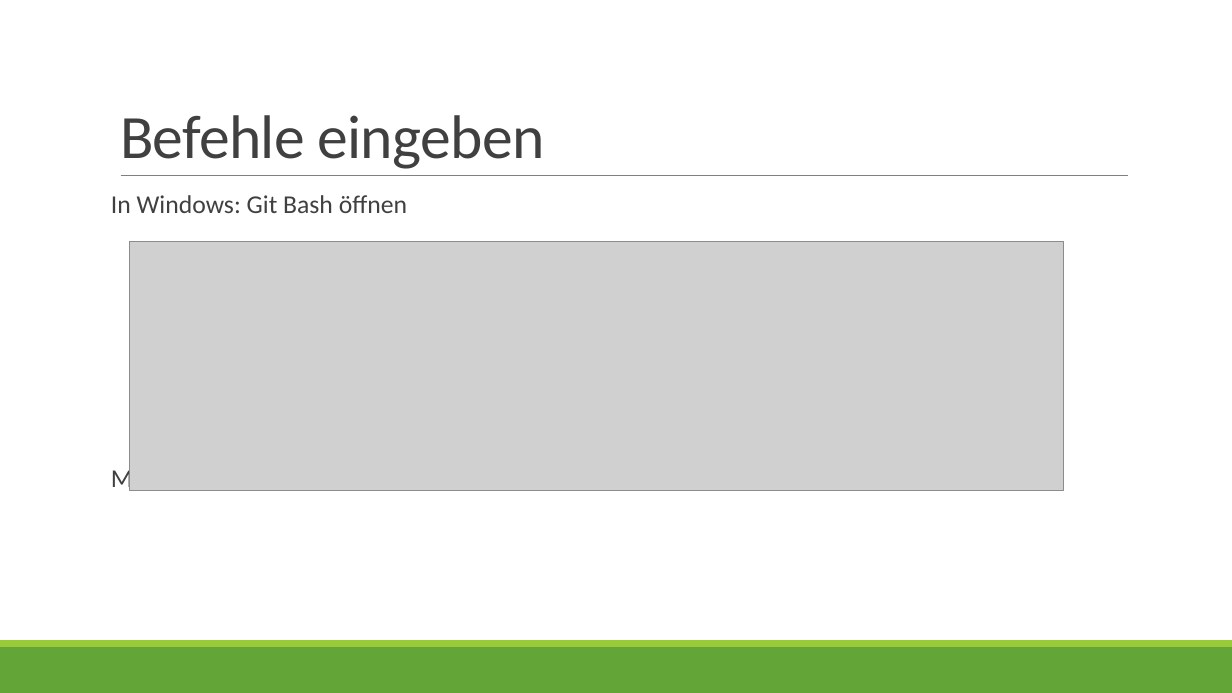
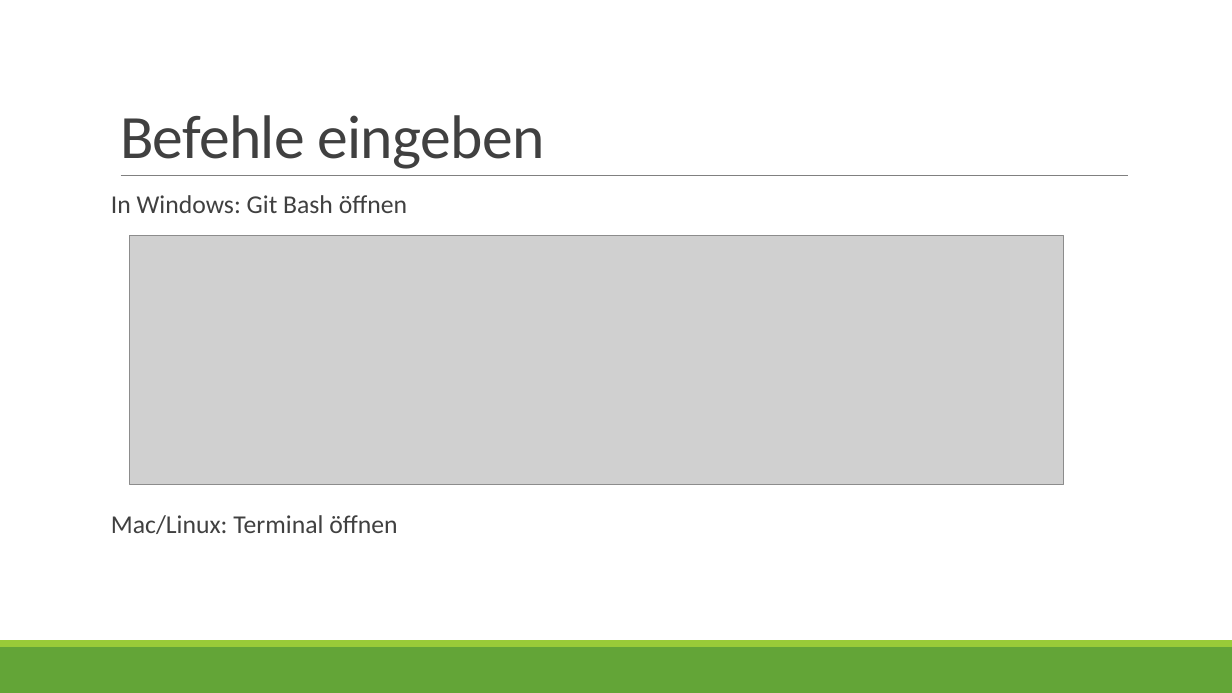
Before and after one commit to yanaa16/github-uebung, a slide deck: slide 16 of Einführung in Git und Github.pptx. Drawn at 1232x693 pixels with LibreOffice and Linux fonts; fonts in the diff are those of the drawing; grey boxes stand for pictures. Boxes give left, top, right and bottom in pixels: in the first picture for what was removed or moved away, otherwise in the second. Text is boxed around its words. In the diff, an @@ line names an element or a change of style, - is before the commit and + after.

Commit message:
Präsentation Abbildung angepasst

```diff
--- a/Einführung in Git und Github.pptx
+++ b/Einführung in Git und Github.pptx
@@ text "In Windows: Git Bash öffnen" rewrapped from <box>111,195,407,493</box> to <box>111,195,407,534</box> @@
@@ picture: place and size @@
-picture at <box>129,241,1064,490</box>
+picture at <box>129,236,1064,484</box>
```
